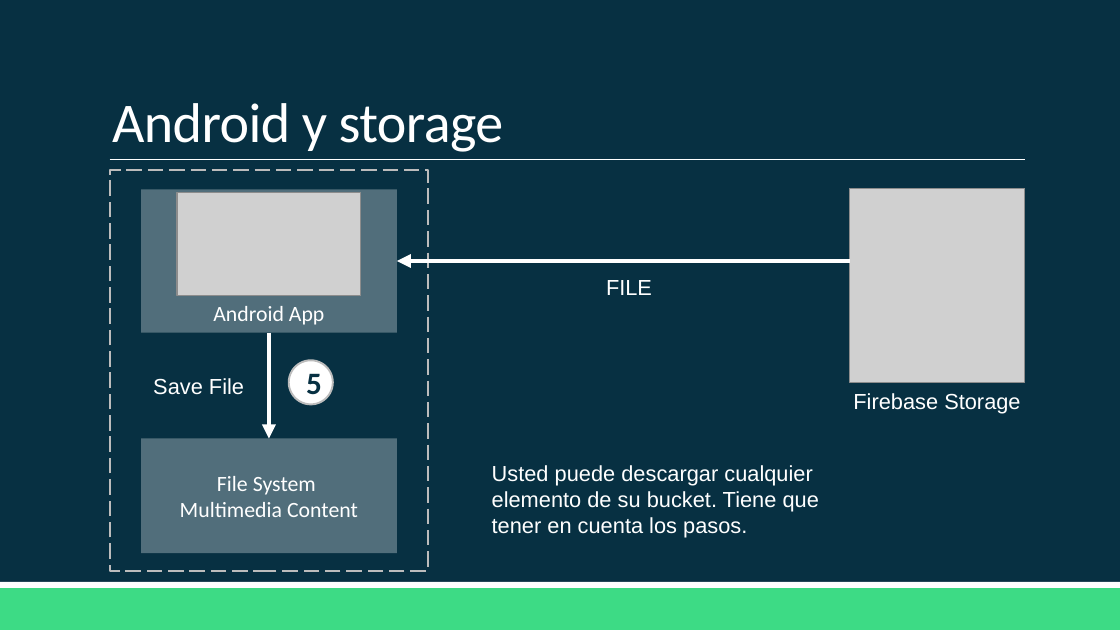
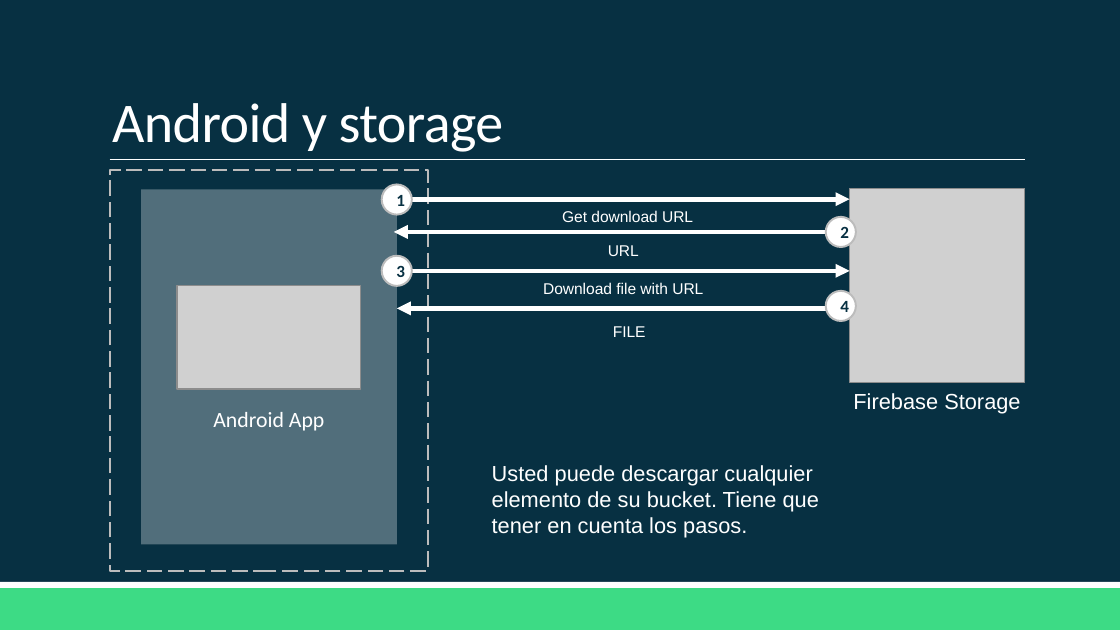
Before and after one commit to Domiciano/AppMoviles201, a slide deck: slide 17 of Clase 13/Clase 13.pptx. Drawn at 1120x630 pixels with LibreOffice and Linux fonts; fonts in the diff are those of the drawing; grey boxes stand for pictures. Boxes give left, top, right and bottom in pixels: in the first picture for what was removed or moved away, otherwise in the second. Text is boxed around its words. In the diff, an @@ line names an element or a change of style, - is before the commit and + after.

```diff
--- a/Clase 13/Clase 13.pptx
+++ b/Clase 13/Clase 13.pptx
@@ rectangle "Android App": place and size @@
-rectangle "Android App" at (141, 189, 396, 333)
+rectangle "Android App" at (141, 189, 396, 544)
@@ ellipse added at (382, 185, 412, 215), fill #FFFFFF, outline #BDBDBD 1.25 pt, 11 pt, text #073042, bold @@
+1
@@ arrow moved from (850, 261) - (396, 261) to (396, 199) - (850, 199) @@
@@ arrow added from (850, 232) to (394, 232), #FFFFFF 3 pt @@
@@ text added at (562, 210, 693, 222), 10 pt, text #FFFFFF @@
+Get download URL
@@ ellipse added at (825, 217, 856, 248), fill #FFFFFF, outline #BDBDBD 1.25 pt, 11 pt, text #073042, bold @@
+2
@@ ellipse added at (382, 255, 412, 286), fill #FFFFFF, outline #BDBDBD 1.25 pt, 11 pt, text #073042, bold @@
+3
@@ text added at (608, 245, 639, 256), 10 pt, text #FFFFFF @@
+URL
@@ picture: place and size @@
-picture at (177, 193, 361, 296)
+picture at (177, 286, 361, 389)
@@ arrow added from (396, 271) to (850, 271), #FFFFFF 3 pt @@
@@ text added at (543, 282, 703, 294), 10 pt, text #FFFFFF @@
+Download file with URL
@@ ellipse added at (825, 291, 856, 321), fill #FFFFFF, outline #BDBDBD 1.25 pt, 11 pt, text #073042, bold @@
+4
@@ arrow added from (850, 308) to (396, 308), #FFFFFF 3 pt @@
@@ text "FILE": place and size @@
-text "FILE" at (606, 280, 652, 295)
+text "FILE" at (613, 326, 646, 337)
@@ text "FILE" at (613, 326, 646, 337): size 14 to 10 pt @@
@@ arrow removed from (269, 333) to (269, 438) @@
@@ text removed at (153, 378, 244, 395) @@
-Save File
@@ ellipse removed at (289, 361, 333, 404) @@
-5
@@ rectangle removed at (141, 438, 396, 552) @@
-File System
-Multimedia Content
```
Also in this commit, not shown: 7 other slides changed, 10 slides added.
